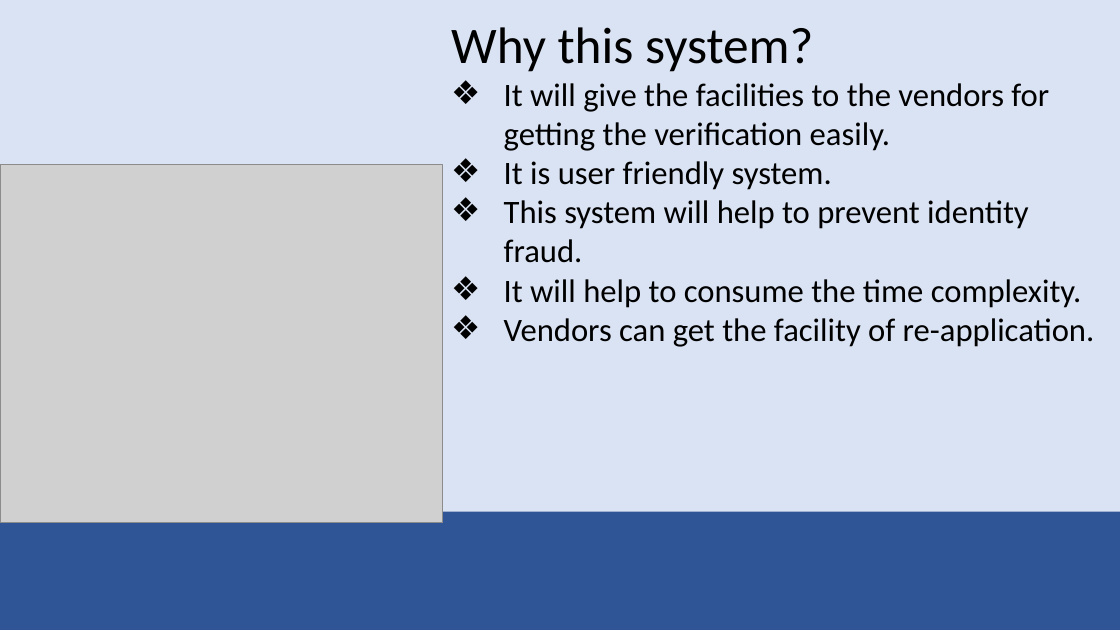
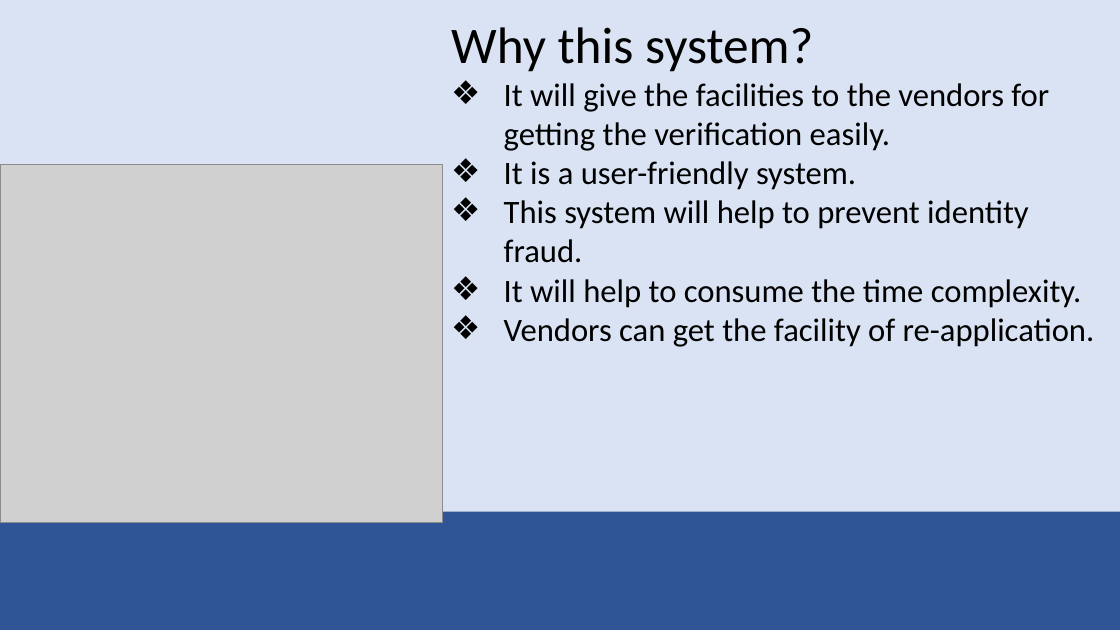
Before and after one commit to tanvirtanjum/Online-E-Commerce-Vendor-Verification-System, a slide deck: slide 3 of Other/Presentation/Online E-Commerce Vendor Varification System.pptx. Drawn at 1120x630 pixels with LibreOffice and Linux fonts; fonts in the diff are those of the drawing; grey boxes stand for pictures. Boxes give left, top, right and bottom in pixels: in the first picture for what was removed or moved away, otherwise in the second. Text is boxed around its words. In the diff, an @@ line names an element or a change of style, - is before the commit and + after.

```diff
--- a/Other/Presentation/Online E-Commerce Vendor Varification System.pptx
+++ b/Other/Presentation/Online E-Commerce Vendor Varification System.pptx
@@ text at (504, 161, 856, 190): text changed @@
-❖ It is user friendly system.
+❖ It is a user-friendly system.
```
Also in this commit, not shown: 42 other files.
